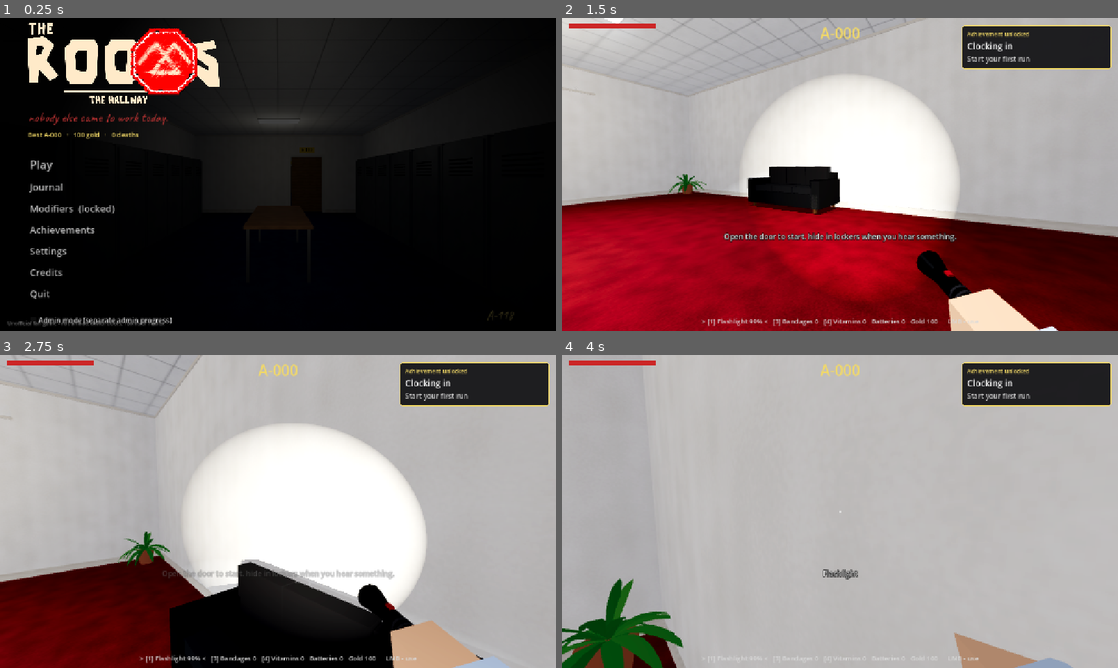
Above: before the commit, frames 1-4 (two rows, left to right).
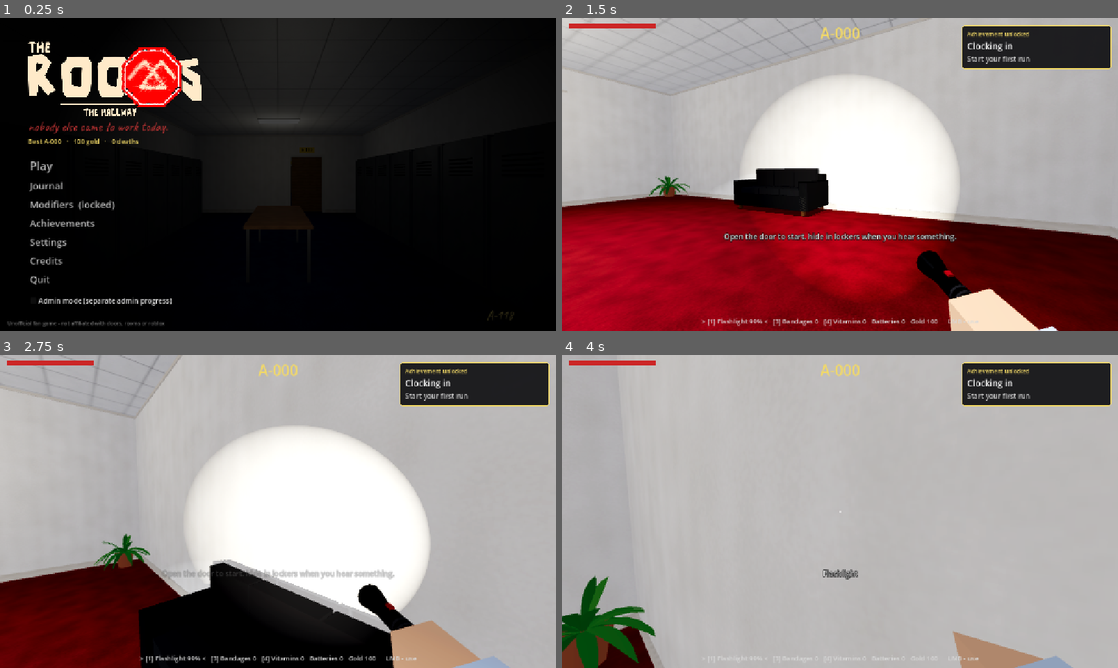
Above: after the commit, the same moments.

Repository: jhu7600codes/dir-projects
Game: Godot game, scene res://scenes/main_menu.tscn
Same seed, same stepped clock (60 frames per second), same inputs: the game is played once before the commit and once after it.
Inputs (mouse positions are in pixels of both pictures, inside the frame that each line leads up to):
- Up to frame 1 (0.25 s): no input
- Up to frame 2 (1.5 s): click "Play" at 0.5 s; tap Enter at 1.25 s; move the mouse to (867, 174) at 1.27 s; hold W (move_forward) from 1.28 s (still down); hold C (crouch) from 1.28 s (still down); click (867, 174) at 1.42 s
- Up to frame 3 (2.75 s): keep holding W (move_forward); tap Space (jump) at 1.52, 2.27 s; move the mouse to (250, 511) at 2.02 s; release C (crouch) at 2.03 s; tap E (interact) at 2.1 s
- Up to frame 4 (4 s): keep holding W (move_forward); move the mouse to (851, 505) at 2.77 s; hold Mouse wheel down (item_next) 2.78-3.53 s; move the mouse to (834, 517) at 3.52 s; tap Mouse wheel up (item_prev) at 3.6 s; click (834, 517) at 3.67 s; tap Space (jump) at 3.77 s

The runs differ from the first frame. In frame 1, 7.8% of the frame differs, in the area x 5-40%, y 1-98%; in frame 2, 4.1%; in frame 3, 6.0%; in frame 4, 3.7%.

Commit message:
Fit the title menu on screen again
The modifiers button made the menu column taller than the screen, so
the logo went off the top and the admin toggle off the bottom. Tighter
spacing, a slightly smaller logo, and the column scales down to fit if
it's ever still too tall.

Co-Authored-By: Claude Opus 5.5 <noreply@anthropic.com>
Claude-Session: https://claude.ai/code/session_0199qGiBZCTPzV4D1wckxNrd

Diff:
--- a/rooms/scripts/ui/main_menu.gd
+++ b/rooms/scripts/ui/main_menu.gd
@@ -214,7 +214,7 @@
 
 func _make_menu() -> void:
 	var col := VBoxContainer.new()
-	col.add_theme_constant_override("separation", 10)
+	col.add_theme_constant_override("separation", 4)
 	col.position = Vector2(64, 0)
 	col.custom_minimum_size = Vector2(360, 0)
 	col.set_anchors_preset(Control.PRESET_LEFT_WIDE)
@@ -227,7 +227,7 @@
 	logo.texture = load("res://assets/branding/logo.png")
 	logo.expand_mode = TextureRect.EXPAND_IGNORE_SIZE
 	logo.stretch_mode = TextureRect.STRETCH_KEEP_ASPECT
-	logo.custom_minimum_size = Vector2(440, 440.0 * 811.0 / 1892.0)
+	logo.custom_minimum_size = Vector2(400, 400.0 * 811.0 / 1892.0)
 	col.add_child(logo)
 	_title = logo
 	var tag := Label.new()
@@ -266,6 +266,18 @@
 	foot.offset_left = 16
 	foot.offset_top = -28
 	add_child(foot)
+	_fit_menu.call_deferred(col)
+
+
+## if the menu is still taller than the screen (more buttons, a short window), shrink it
+## to fit instead of letting the logo and the admin toggle fall off the edges
+func _fit_menu(col: Control) -> void:
+	var h := get_viewport_rect().size.y
+	var need := col.get_combined_minimum_size().y
+	if need > h - 24.0:
+		var k := (h - 24.0) / need
+		col.scale = Vector2(k, k)
+		col.pivot_offset = Vector2(0, h / 2.0)
 
 
 func _toggle_admin(on: bool) -> void:
@@ -286,7 +298,7 @@
 	b.add_theme_color_override("font_hover_color", Color(1, 1, 1))
 	b.add_theme_color_override("font_focus_color", Color(1, 0.92, 0.6))
 	b.add_theme_color_override("font_pressed_color", UIKit.ACCENT)
-	b.custom_minimum_size = Vector2(0, size + 14)
+	b.custom_minimum_size = Vector2(0, size + 8)
 	b.pressed.connect(on_press)
 	b.mouse_entered.connect(func(): b.text = "› " + text)
 	b.mouse_exited.connect(func(): b.text = text)
Not shown, changed: rooms/export_presets.cfg
